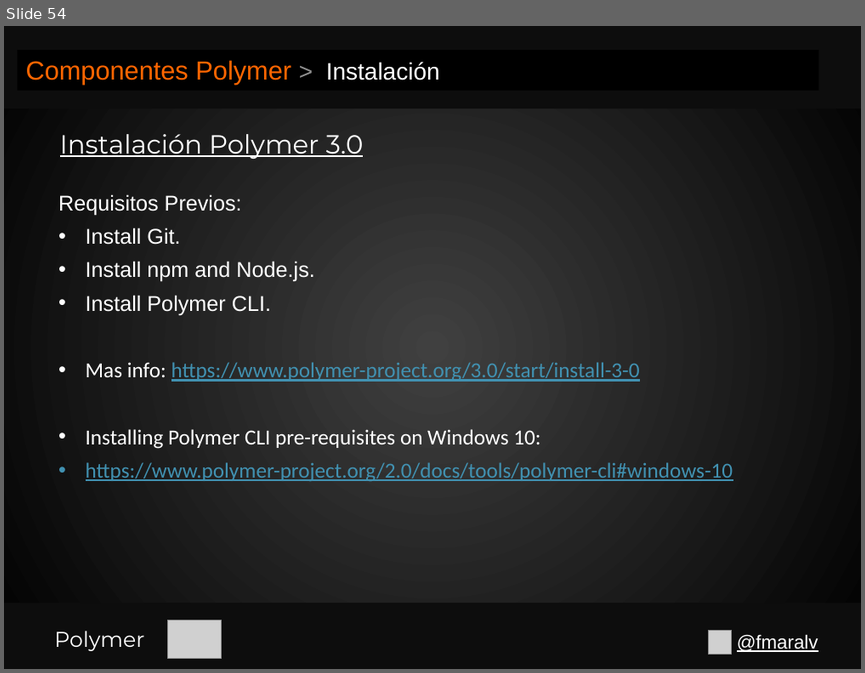
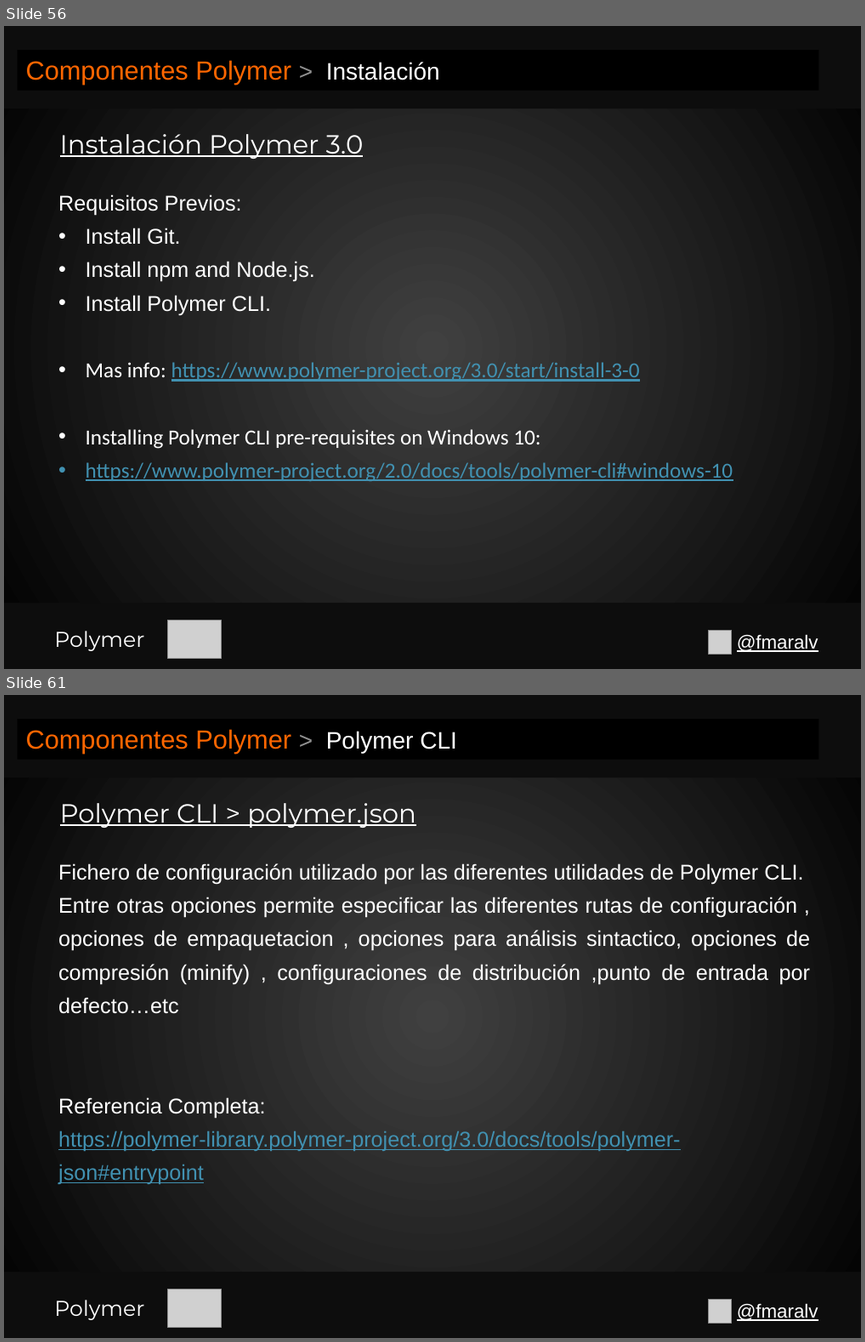
Before and after one commit to fmaralv/Presentacion, a slide deck: Polymer.pptx. Shown one above the other, each under a label of ours: slide 54 before the commit, slides 56 and 61 after it; the slides between them are not shown. The pictures are 865x673 and 865x1342 pixels, drawn with LibreOffice and Linux fonts; fonts in the diff are those of the drawing; grey boxes stand for pictures. Boxes give left, top, right and bottom in pixels: in the first picture for what was removed or moved away, otherwise in the second. Text is boxed around its words. In the diff, an @@ line names an element or a change of style, - is before the commit and + after.

```diff
--- a/Polymer.pptx
+++ b/Polymer.pptx
@@ slide 61 added at [4,695,861,1338], background gradient #404040 to #000000 @@
@@ rectangle added at [4,695,861,777], fill #0D0D0D @@
@@ rectangle added at [18,719,819,760], fill #000000, 22 pt, text #FF6600 @@
+Componentes Polymer > Polymer CLI
@@ text added at [60,803,416,828], 22 pt, text #FFFFFF, underline @@
+Polymer CLI > polymer.json
@@ text added at [58,863,810,1184], 18 pt, text #FFFFFF @@
+Fichero de configuración utilizado por las diferentes utilidades de Polymer CLI.
+Entre otras opciones permite especificar las diferentes rutas de configuración , opciones de empaquetacion , opciones para análisis sintactico, opciones de compresión (minify) , configuraciones de distribución ,punto de entrada por defecto…etc
+Referencia Completa:
+https://polymer-library.polymer-project.org/3.0/docs/tools/polymer-json#entrypoint
@@ rectangle added at [4,1271,861,1338], fill #0D0D0D @@
@@ rectangle added at [4,1271,861,1338], fill #0D0D0D @@
@@ text added at [54,1299,144,1320], 18 pt, text #FFFFFF @@
+Polymer
@@ picture added at [168,1289,222,1327] @@
@@ picture added at [708,1299,732,1323] @@
@@ text added at [737,1303,818,1321], 16 pt, text #FFFFFF, underline @@
+@fmaralv
@@ what was slide 54 is now slide 56 @@
```
Also in this commit, not shown: 6 slides changed, 16 other slides added.
